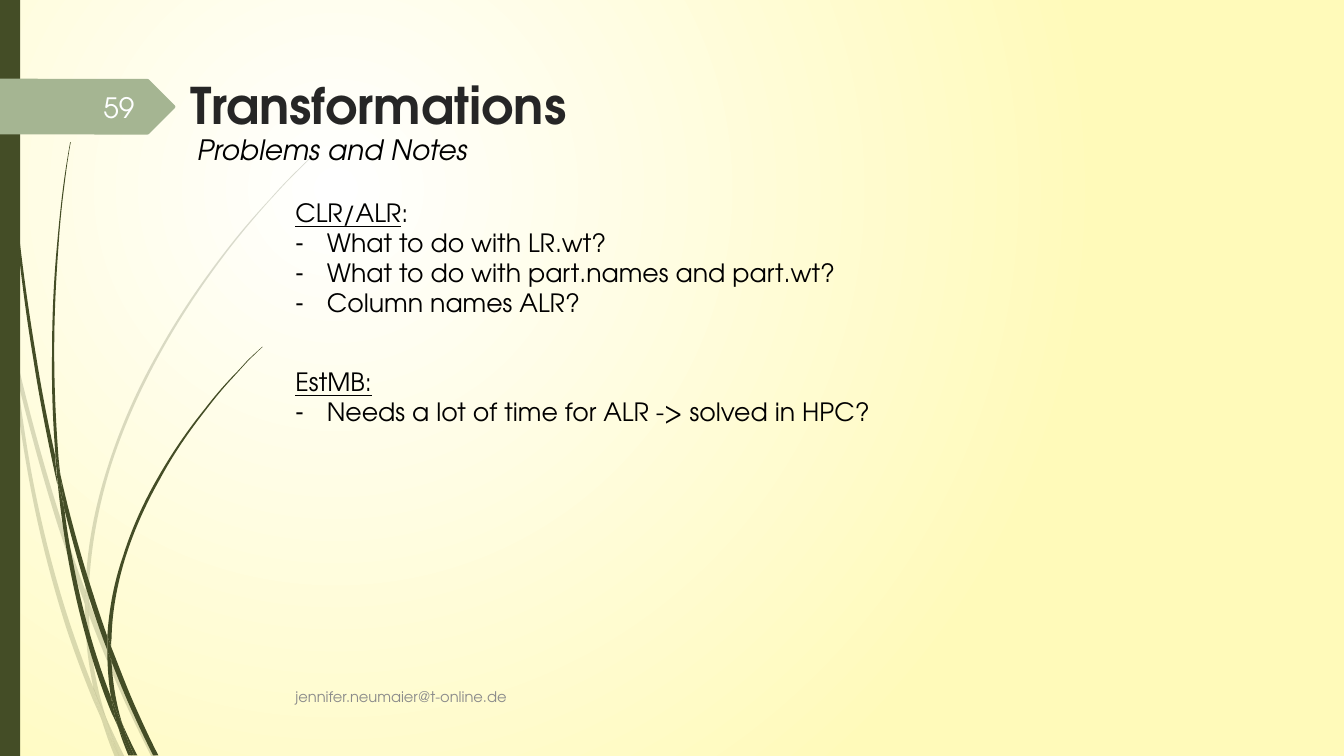
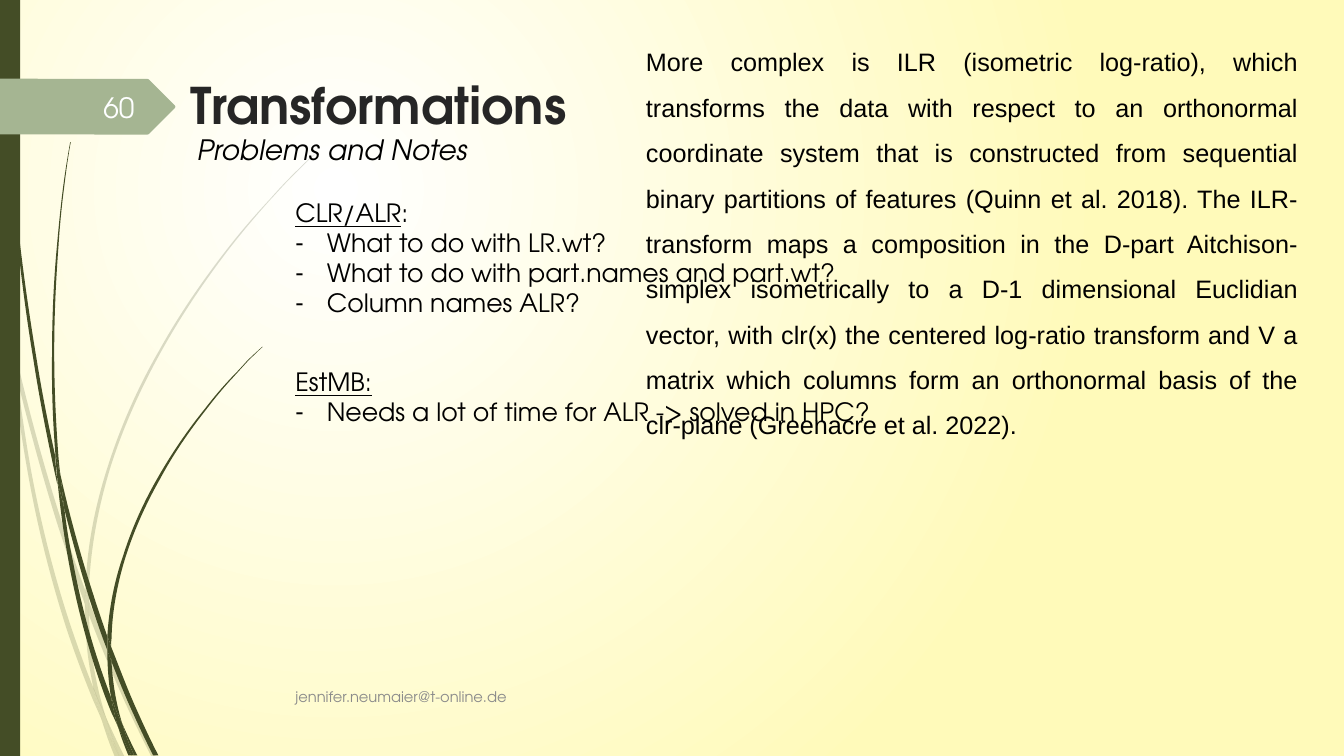
Before and after one commit to JenniferNeumaier/ml_coda, a slide deck: slide 60 of doc/Project_structure_notes.pptx (slide 59 before the commit). Drawn at 1344x756 pixels with LibreOffice and Linux fonts; fonts in the diff are those of the drawing. Boxes give left, top, right and bottom in pixels: in the first picture for what was removed or moved away, otherwise in the second. Text is boxed around its words. In the diff, an @@ line names an element or a change of style, - is before the commit and + after.

```diff
--- a/doc/Project_structure_notes.pptx
+++ b/doc/Project_structure_notes.pptx
@@ text added at [646,52,1298,440], 18 pt, text #000000 @@
+More complex is ILR (isometric log-ratio), which transforms the data with respect to an orthonormal coordinate system that is constructed from sequential binary partitions of features (Quinn et al. 2018). The ILR-transform maps a composition in the D-part Aitchison-simplex isometrically to a D-1 dimensional Euclidian vector, with clr(x) the centered log-ratio transform and V a matrix which columns form an orthonormal basis of the clr-plane (Greenacre et al. 2022).
@@ page number at [103,97,134,118]: text changed @@
-59
+60
```
Also in this commit, not shown: 26 other slides changed, 2 slides added, 4 other files.
